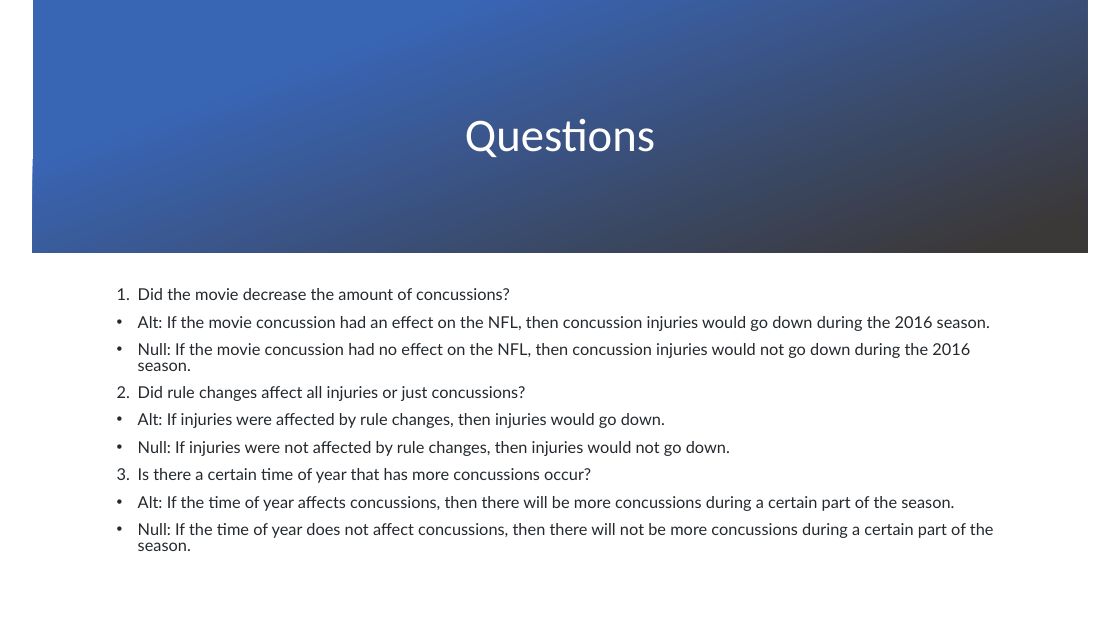
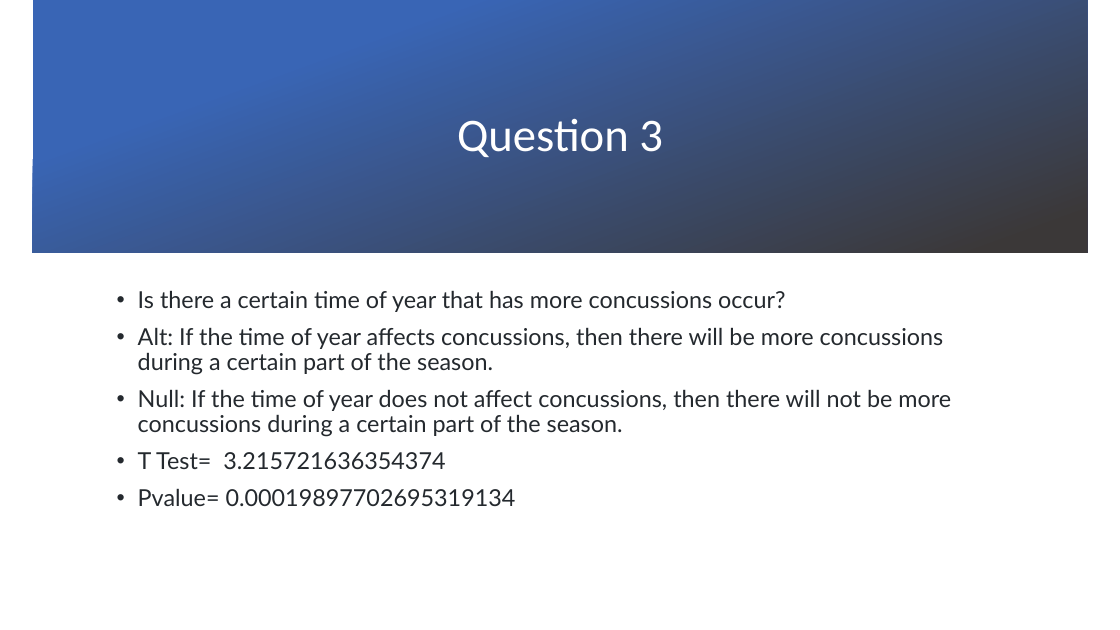
Before and after one commit to trippy64/ConcussionGroupA, a slide deck: slide 8 of Concussions in the NFL.pptx (slide 3 before the commit). Drawn at 1120x630 pixels with LibreOffice and Linux fonts; fonts in the diff are those of the drawing; background and template pictures are left out. Boxes give left, top, right and bottom in pixels: in the first picture for what was removed or moved away, otherwise in the second. Text is boxed around its words. In the diff, an @@ line names an element or a change of style, - is before the commit and + after.

```diff
--- a/Concussions in the NFL.pptx
+++ b/Concussions in the NFL.pptx
@@ title at [457, 119, 663, 157]: text changed @@
-Questions
+Question 3
@@ text at [138, 288, 990, 456]: paragraphs removed @@
-1. Did the movie decrease the amount of concussions?
-• Alt: If the movie concussion had an effect on the NFL, then concussion injuries would go down during the 2016 season.
-• Null: If the movie concussion had no effect on the NFL, then concussion injuries would not go down during the 2016 season.
-2. Did rule changes affect all injuries or just concussions?
-• Alt: If injuries were affected by rule changes, then injuries would go down.
-• Null: If injuries were not affected by rule changes, then injuries would not go down.
@@ text at [138, 290, 951, 437]: size 14 to 20 pt in "Is there a certain time of year ...", "Alt: If the time of year affects ...", "Null: If the time of year does ..."; bullet 1. to •; line spacing 0.8 to 0.9 @@
@@ text at [138, 452, 516, 506]: paragraphs added @@
+• T Test= 3.215721636354374
+• Pvalue= 0.00019897702695319134
```
Also in this commit, not shown: 1 other slide changed, 3 slides added, 2 other files.
